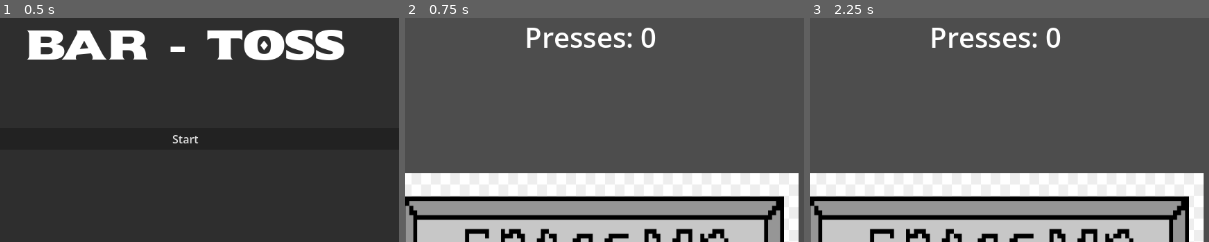
Above: before the commit, frames 1-3 (left to right).
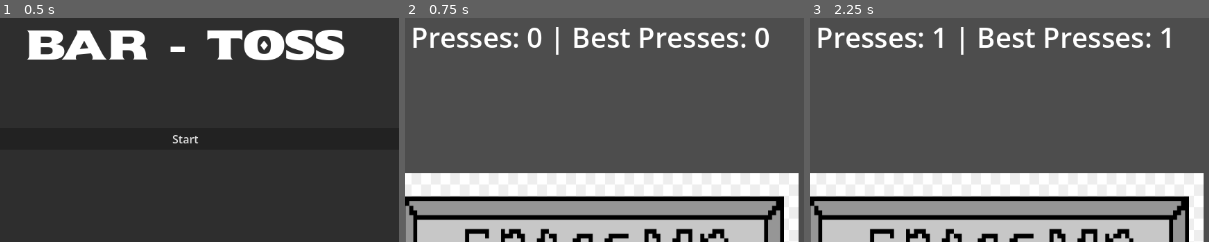
Above: after the commit, the same moments.

Repository: Xhand98/BarToss
Game: Godot game, scene res://scenes/StartMenu/StartMenu.tscn
Two runs of this game, one before a commit and one after it. Both use one fixed random seed, a clock stepped at 60 frames per second and the inputs below.
Inputs (mouse positions are % of the whole screen's width and height, from its top left):
- Up to frame 1 (0.5 s): no input
- Up to frame 2 (0.75 s): click "Start" at 0.5 s
- Up to frame 3 (2.25 s): click (50, 50) at 1.25 s; click "Start" at 2 s
The pictures show only the part of the screen within x 27-77%, y 0-50%; the shares and areas given below are measured in that part.

Frame 1 is identical in both runs. In frame 2, 3.6% of the frame differs, in the area x 2-92%, y 4-17%; in frame 3, 3.6%.

Commit message:
feat: added best score and score saving

Diff:
--- a/scenes/Game/Game.tscn
+++ b/scenes/Game/Game.tscn
@@ -39,7 +39,7 @@
 [node name="Label" type="Label" parent="VBoxContainer" unique_id=965766971]
 layout_mode = 2
 theme_override_font_sizes/font_size = 40
-text = "Presses: 0"
+text = "Presses: 0 | Best Presses: 0 "
 horizontal_alignment = 1
 vertical_alignment = 1
 
--- /dev/null
+++ b/scenes/StartMenu/Game.tscn
@@ -0,0 +1,13 @@
+[gd_scene format=3 uid="uid://bh2txqg34x6sy"]
+
+[ext_resource type="Script" uid="uid://dec1iebq2uawk" path="res://scripts/game.gd" id="1_bekgd"]
+
+[node name="Game" type="Node2D" unique_id=750071476]
+
+[node name="CenterContainer" type="CenterContainer" parent="." unique_id=668051436]
+anchors_preset = 15
+anchor_right = 1.0
+anchor_bottom = 1.0
+grow_horizontal = 2
+grow_vertical = 2
+script = ExtResource("1_bekgd")
--- a/scripts/game.gd
+++ b/scripts/game.gd
@@ -1,9 +1,39 @@
 extends Control
+
+var savePath: String = "user://userdata.save"
 
 #const MENU: PackedScene = preload("res://scenes/StartMenu/StartMenu.tscn")
 
 var presses: int = 0;
+var best_presses: int = 0;
 signal press_change;
+
+func _ready() -> void:
+	load_data()
+	print(presses)
+	emit_signal("press_change", presses, best_presses)
+
+
+func save_data():
+	var data = {
+		"current_presses": presses,
+		"best_presses": best_presses
+	}
+	var file = FileAccess.open(savePath, FileAccess.WRITE)
+	file.store_var(data)
+	file.close()
+
+func load_data():
+	if (FileAccess.file_exists(savePath)):
+		var file = FileAccess.open(savePath, FileAccess.READ)
+		var data = file.get_var()
+		file.close()
+
+		if (typeof(data) == TYPE_DICTIONARY):
+			presses = data.get("current_presses", 0)
+			best_presses = data.get("best_presses", 0)
+		else:
+			save_data()
 
 func _process(delta: float) -> void:
 	if(Input.is_action_just_pressed("Press")):
@@ -11,10 +41,14 @@
 
 
 func _on_texture_button_button_down() -> void:
-	#get_tree().change_scene_to_fil	e("res://scenes/StartMenu/StartMenu.tscn");
 	if ((randi() % 3) == 1):
 		print("change")
+		presses = 0
 		get_tree().change_scene_to_file("res://scenes/StartMenu/StartMenu.tscn");
 
 	presses += 1;
-	emit_signal("press_change", presses)
+	if (presses > best_presses):
+		best_presses = presses;
+
+	emit_signal("press_change", presses, best_presses)
+	save_data()
--- a/scripts/stats.gd
+++ b/scripts/stats.gd
@@ -3,5 +3,6 @@
 @onready var v_box_container: VBoxContainer = $"."
 @onready var label: Label = $Label
 
-func _on_control_press_change(amount) -> void:
-	label.text = "Presses: " +  str(amount)
+func _on_control_press_change(amount, best_amount) -> void:
+	label.text = "Presses: " +  str(amount) + " | " + "Best Presses: " + str(best_amount)
+	# Presses: 0 | Best Presses: 0
Not shown, removed: export_presets.cfg
